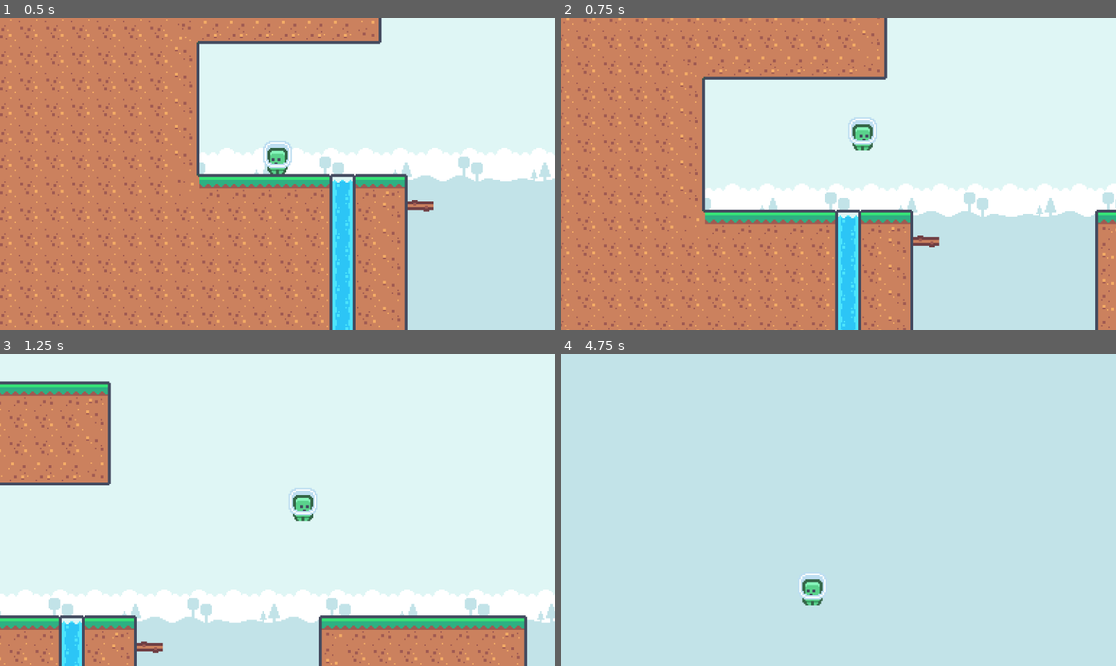
Above: before the commit, frames 1-4 (two rows, left to right).
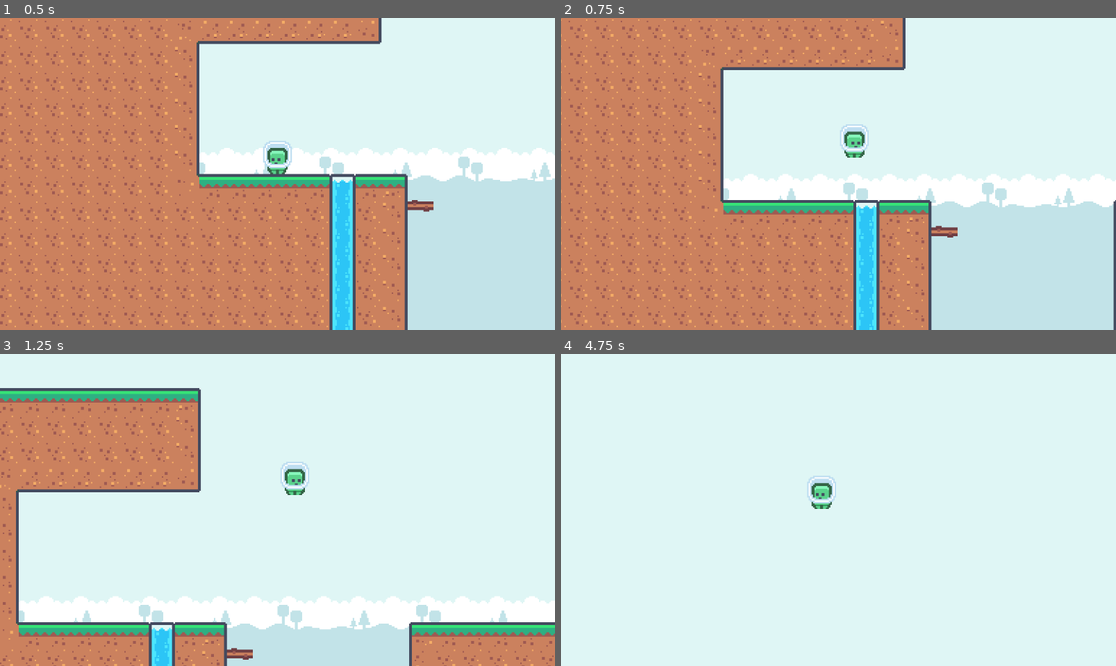
Above: after the commit, the same moments.

Repository: DogWizardStudios/Brackeys2DPractice
Game: Godot game, scene res://scenes/game.tscn
The game is run twice, just before and just after one commit, with the same random seed, the same clock (stepped at 60 frames per second) and the same inputs.
Inputs:
- Up to frame 1 (0.5 s): no input
- Up to frame 2 (0.75 s): hold D (move_right) from 0.53 s (still down); tap Space (jump) at 0.6 s
- Up to frame 3 (1.25 s): keep holding D (move_right); tap Space (jump) at 0.77, 1.07 s
- Up to frame 4 (4.75 s): tap Space (jump) at 1.35, 1.52, 1.82, 2.1, 2.85, 3.02, 3.32, 3.6, 3.77, 4.07, 4.35, 4.52 s; release D (move_right) at 2.03 s; hold A (move_left) 2.03-2.78 s; hold D (move_right) 2.78-4.28 s; hold A (move_left) from 4.28 s (still down)

Frame 1 is identical in both runs. In frame 2, 21% of the frame differs, in the area x 0-100%, y 0-100%; in frame 3, 24%; in frame 4, 100%.

Commit message:
Add Double Jump

Diff:
--- a/scenes/game.tscn
+++ b/scenes/game.tscn
@@ -145,7 +145,9 @@
 12:1/0 = 0
 13:1/0 = 0
 14:1/0 = 0
+14:1/0/physics_layer_0/polygon_0/points = PackedVector2Array(-9, -9, 9, -9, 9, 9, -9, 9)
 15:1/0 = 0
+15:1/0/physics_layer_0/polygon_0/points = PackedVector2Array(-9, -9, 9, -9, 9, 9, -9, 9)
 16:1/0 = 0
 16:1/0/terrain_set = 0
 16:1/0/terrain = 1
@@ -293,8 +295,11 @@
 11:4/0 = 0
 12:4/0 = 0
 13:4/0 = 0
+13:4/0/physics_layer_0/polygon_0/points = PackedVector2Array(-9, -9, 9, -9, 9, 9, -9, 9)
 14:4/0 = 0
+14:4/0/physics_layer_0/polygon_0/points = PackedVector2Array(-9, -9, 9, -9, 9, 9, -9, 9)
 15:4/0 = 0
+15:4/0/physics_layer_0/polygon_0/points = PackedVector2Array(-9, -9, 9, -9, 9, 9, -9, 9)
 16:4/0 = 0
 17:4/0 = 0
 17:4/0/terrain_set = 0
@@ -327,8 +332,11 @@
 11:5/0 = 0
 12:5/0 = 0
 13:5/0 = 0
+13:5/0/physics_layer_0/polygon_0/points = PackedVector2Array(-9, -9, 9, -9, 9, 9, -9, 9)
 14:5/0 = 0
+14:5/0/physics_layer_0/polygon_0/points = PackedVector2Array(-9, -9, 9, -9, 9, 9, -9, 9)
 15:5/0 = 0
+15:5/0/physics_layer_0/polygon_0/points = PackedVector2Array(-9, -9, 9, -9, 9, 9, -9, 9)
 16:5/0 = 0
 17:5/0 = 0
 18:5/0 = 0
@@ -374,9 +382,13 @@
 10:6/0 = 0
 11:6/0 = 0
 12:6/0 = 0
+12:6/0/physics_layer_0/polygon_0/points = PackedVector2Array(-9, -9, 9, -9, 9, 9, -9, 9)
 13:6/0 = 0
+13:6/0/physics_layer_0/polygon_0/points = PackedVector2Array(-9, -9, 9, -9, 9, 9, -9, 9)
 14:6/0 = 0
+14:6/0/physics_layer_0/polygon_0/points = PackedVector2Array(-9, -9, 9, -9, 9, 9, -9, 9)
 15:6/0 = 0
+15:6/0/physics_layer_0/polygon_0/points = PackedVector2Array(-9, -9, 9, -9, 9, 9, -9, 9)
 16:6/0 = 0
 17:6/0 = 0
 18:6/0 = 0
--- a/scenes/killzone.tscn
+++ b/scenes/killzone.tscn
@@ -1,11 +1,12 @@
 [gd_scene load_steps=2 format=3 uid="uid://bty7oorh041dj"]
 
-[ext_resource type="Script" uid="uid://cwh2a50n1i1f8" path="res://scenes/killzone.gd" id="1_xlapc"]
+[ext_resource type="Script" uid="uid://cwh2a50n1i1f8" path="res://scripts/killzone.gd" id="1_xlapc"]
 
 [node name="Killzone" type="Area2D"]
 script = ExtResource("1_xlapc")
 
 [node name="Timer" type="Timer" parent="."]
+wait_time = 0.6
 
 [connection signal="body_entered" from="." to="." method="_on_body_entered"]
 [connection signal="timeout" from="Timer" to="." method="_on_timer_timeout"]
--- a/scenes/player.tscn
+++ b/scenes/player.tscn
@@ -44,6 +44,8 @@
 [node name="Player" type="CharacterBody2D"]
 collision_layer = 2
 script = ExtResource("1_g2els")
+SPEED = 200.0
+JUMP_VELOCITY = -300.0
 
 [node name="AnimatedSprite2D" type="AnimatedSprite2D" parent="."]
 position = Vector2(0, -12)
--- a/scripts/player.gd
+++ b/scripts/player.gd
@@ -1,8 +1,10 @@
 extends CharacterBody2D
 
+var jump_count:int = 0
+var max_jumps = 2
 
-const SPEED = 300.0
-const JUMP_VELOCITY = -400.0
+@export var SPEED = 300.0
+@export var JUMP_VELOCITY = -400.0
 
 @onready var animated_sprite: AnimatedSprite2D = $AnimatedSprite2D
 
@@ -14,6 +16,16 @@
 	# Handle jump.
 	if Input.is_action_just_pressed("jump") and is_on_floor():
 		velocity.y = JUMP_VELOCITY
+		jump_count += 1
+	elif Input.is_action_just_pressed("jump") and jump_count < max_jumps:
+		velocity.y = 0
+		velocity.y += JUMP_VELOCITY
+		jump_count += 1
+
+
+	#reset jumps on returning to ground
+	if is_on_floor():
+		jump_count = 0
 
 	# Get the input direction and handle the movement/deceleration.
 	# As good practice, you should replace UI actions with custom gameplay actions.
Renamed: scenes/killzone.gd -> scripts/killzone.gd
Renamed: scenes/killzone.gd.uid -> scripts/killzone.gd.uid
